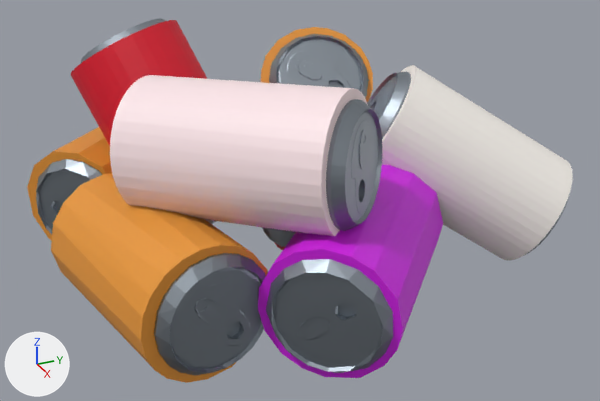
Renders of the glTF model assets/Model.glb from each side of a commit.
Before and after are seen from a camera (50 mm lens) standing at (22.15, -14.7, 13.81) and looking at (-1.05, -4.26, 2.21). Arrows for +X, +Y and +Z are at lower left; the lights stay in place. The older version comes first. Where no turn or scale is listed for an object, it has been applied to the vertices.

In view in the first picture: 'can', 'can.001', 'can.003', 'can.004', 'can.005', 'can.007', 'can.013', 'can.014', 'can.015', 'can.018', 'can.020', 'can.021', 'can.023', 'can.024', 'can.027' and 4 more.
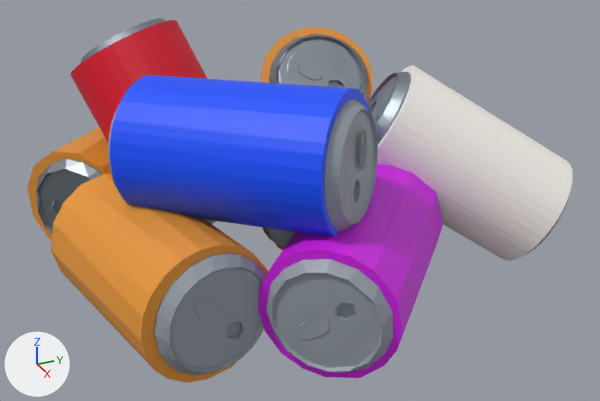
Commit message: metallic / color

Pixel boxes (x1, y1, x2, y2) of what changed, in the pictures (600 x 401 px):
'can.024', surface changed, recoloured (pale pink to blue)
    both: (110, 75, 368, 236)
'can.001', surface changed (lighter)
    both: (266, 259, 393, 373)
'can.003', surface changed (lighter)
    both: (154, 253, 266, 376)
'can.004', surface changed, moved
    before: (326, 99, 382, 231)
    after: (108, 99, 378, 231)
'can.014', surface changed (lighter)
    both: (297, 317, 330, 340)
'can.020', surface changed (lighter)
    both: (195, 298, 224, 324)
'can.023', surface changed
    both: (359, 131, 367, 169)

What the commit changed:
In material 'Material.007' (mat_material_007), metallic goes from 1.0 to 0.0.
In material 'Material.013' (mat_material_013), metallic goes from 1.0 to 0.0.
In material 'Material.022' (mat_material_022), metallic goes from 1.0 to 0.0.
Material 'Material.014' (mat_material_014) changes colour from pale pink #ffe8eb to blue #0150ff; in linear values from (1.0, 0.808, 0.833) to (0.000348, 0.08, 1.0).
Object 'can.004' (ob_can_004) moves from (3.01, -5.76, 5.38) to (3.02, -5.92, 5.41).
